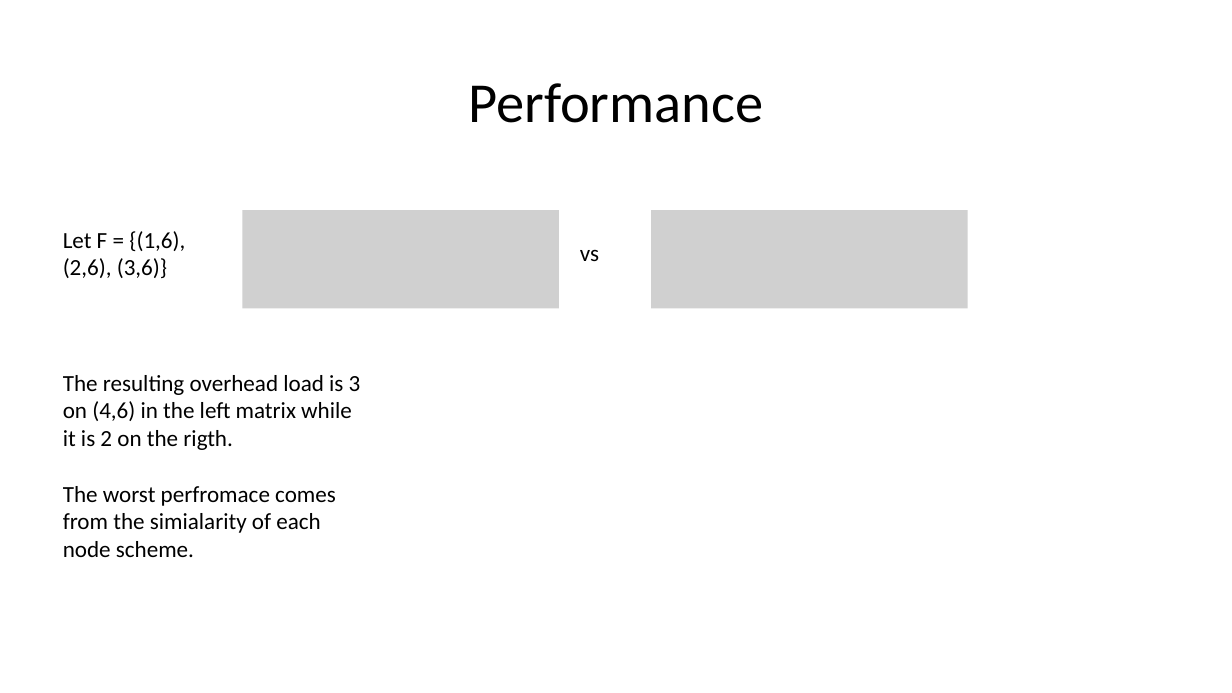
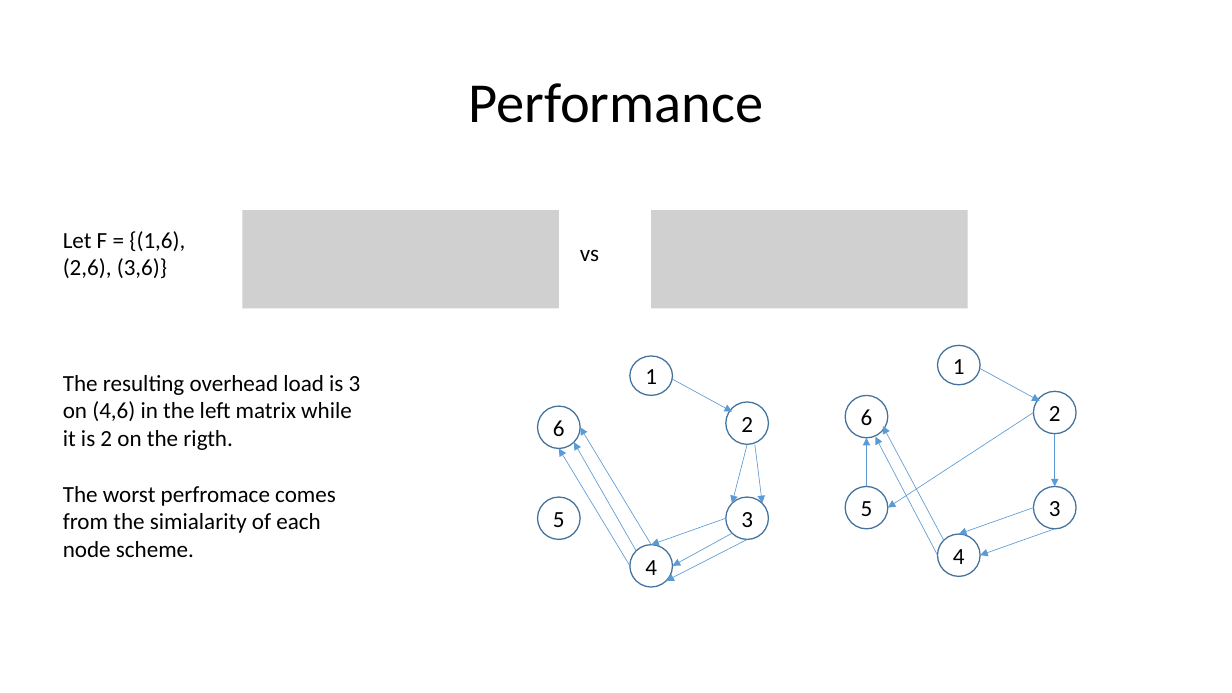
Before and after one commit to nagyandras95/Egyetem, a slide deck: slide 11 of halozatok/Load-Optimal Local Fast Rerouting for Relisient Networks.pptx. Drawn at 1232x693 pixels with LibreOffice and Linux fonts; fonts in the diff are those of the drawing; grey boxes stand for pictures. Boxes give left, top, right and bottom in pixels: in the first picture for what was removed or moved away, otherwise in the second. Text is boxed around its words. In the diff, an @@ line names an element or a change of style, - is before the commit and + after.

Commit message:
Add graph example to matrices

```diff
--- a/halozatok/Load-Optimal Local Fast Rerouting for Relisient Networks.pptx
+++ b/halozatok/Load-Optimal Local Fast Rerouting for Relisient Networks.pptx
@@ ellipse added at <box>630,356,673,396</box>, fill #FFFFFF, outline #43739E 1 pt, 18 pt, text #000000 @@
+1
@@ ellipse added at <box>938,346,981,385</box>, fill #FFFFFF, outline #43739E 1 pt, 18 pt, text #000000 @@
+1
@@ arrow added from (673, 379) to (732, 412), #5B9BD5 0.5 pt @@
@@ arrow added from (981, 369) to (1040, 401), #5B9BD5 0.5 pt @@
@@ ellipse added at <box>538,406,580,448</box>, fill #FFFFFF, outline #43739E 1 pt, 18 pt, text #000000 @@
+6
@@ ellipse added at <box>726,402,769,445</box>, fill #FFFFFF, outline #43739E 1 pt, 18 pt, text #000000 @@
+2
@@ ellipse added at <box>846,396,888,438</box>, fill #FFFFFF, outline #43739E 1 pt, 18 pt, text #000000 @@
+6
@@ arrow added from (1034, 412) to (888, 507), #5B9BD5 0.5 pt @@
@@ ellipse added at <box>1034,392,1077,434</box>, fill #FFFFFF, outline #43739E 1 pt, 18 pt, text #000000 @@
+2
@@ arrow added from (630, 566) to (559, 448), #5B9BD5 0.5 pt @@
@@ arrow added from (636, 551) to (574, 443), #5B9BD5 0.5 pt @@
@@ arrow added from (652, 544) to (580, 427), #5B9BD5 0.5 pt @@
@@ arrow added from (748, 445) to (732, 504), #5B9BD5 0.5 pt @@
@@ arrow added from (755, 445) to (762, 504), #5B9BD5 0.5 pt @@
@@ arrow added from (867, 486) to (867, 438), #5B9BD5 0.5 pt @@
@@ arrow added from (938, 555) to (875, 437), #5B9BD5 0.5 pt @@
@@ arrow added from (944, 541) to (883, 426), #5B9BD5 0.5 pt @@
@@ arrow added from (1055, 433) to (1055, 486), #5B9BD5 0.5 pt @@
@@ ellipse added at <box>538,497,580,540</box>, fill #FFFFFF, outline #43739E 1 pt, 18 pt, text #000000 @@
+5
@@ ellipse added at <box>726,497,769,540</box>, fill #FFFFFF, outline #43739E 1 pt, 18 pt, text #000000 @@
+3
@@ ellipse added at <box>846,486,888,529</box>, fill #FFFFFF, outline #43739E 1 pt, 18 pt, text #000000 @@
+5
@@ arrow added from (1034, 507) to (959, 534), #5B9BD5 0.5 pt @@
@@ ellipse added at <box>1034,486,1077,529</box>, fill #FFFFFF, outline #43739E 1 pt, 18 pt, text #000000 @@
+3
@@ arrow added from (726, 518) to (652, 544), #5B9BD5 0.5 pt @@
@@ arrow added from (732, 533) to (673, 566), #5B9BD5 0.5 pt @@
@@ ellipse added at <box>938,534,981,577</box>, fill #FFFFFF, outline #43739E 1 pt, 18 pt, text #000000 @@
+4
@@ arrow added from (1055, 529) to (981, 555), #5B9BD5 0.5 pt @@
@@ ellipse added at <box>630,544,673,587</box>, fill #FFFFFF, outline #43739E 1 pt, 18 pt, text #000000 @@
+4
@@ arrow added from (748, 540) to (666, 581), #5B9BD5 0.5 pt @@
```
